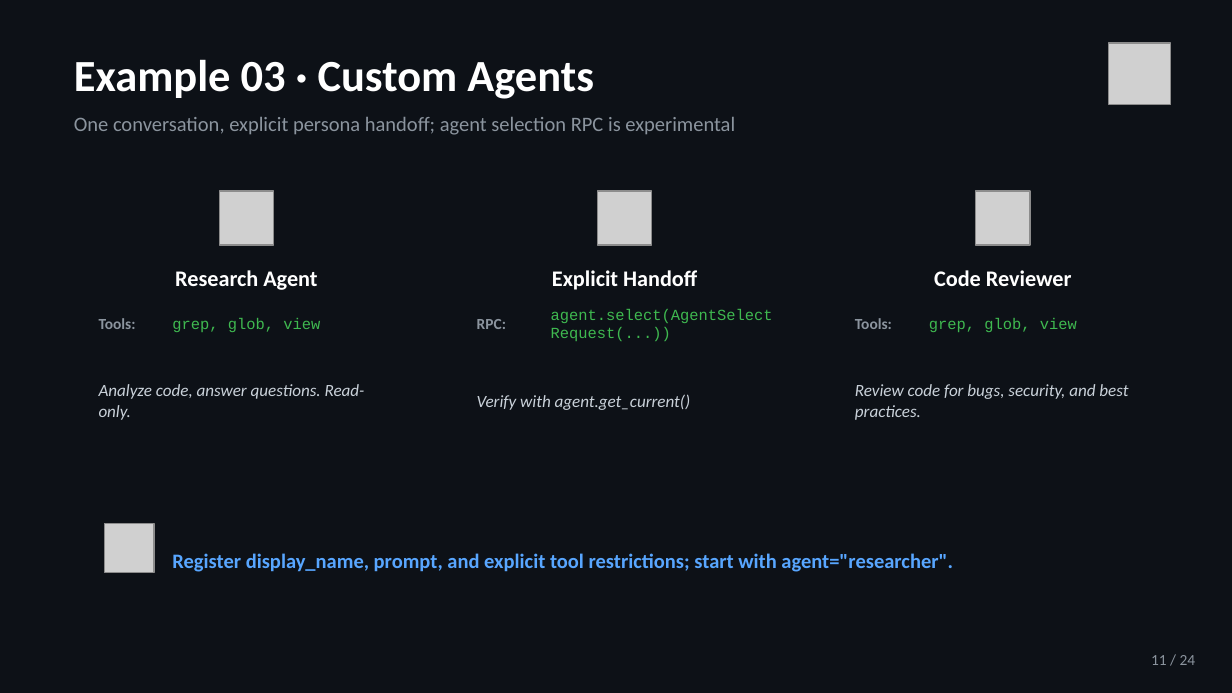
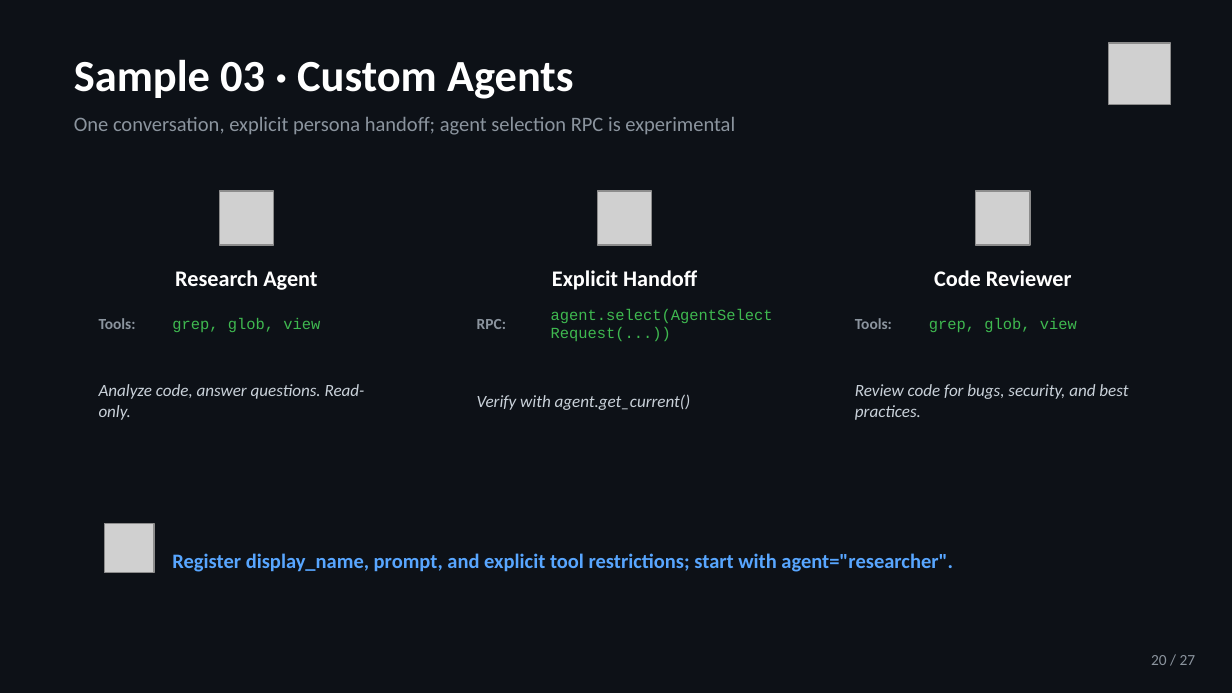
Before and after one commit to jeffrey-groneberg/ghcp_sdk, a slide deck: slide 20 of GitHub-Copilot-SDK.pptx (slide 11 before the commit). Drawn at 1232x693 pixels with LibreOffice and Linux fonts; fonts in the diff are those of the drawing; grey boxes stand for pictures. Boxes give left, top, right and bottom in pixels: in the first picture for what was removed or moved away, otherwise in the second. Text is boxed around its words. In the diff, an @@ line names an element or a change of style, - is before the commit and + after.

```diff
--- a/GitHub-Copilot-SDK.pptx
+++ b/GitHub-Copilot-SDK.pptx
@@ text at (74, 59, 574, 99): text changed @@
-Example 03 · Custom Agents
+Sample 03 · Custom Agents
@@ text at (1151, 655, 1196, 665): text changed @@
-11 / 24
+20 / 27
```
Also in this commit, not shown: 23 other slides changed, 3 slides added, 2 other files.
